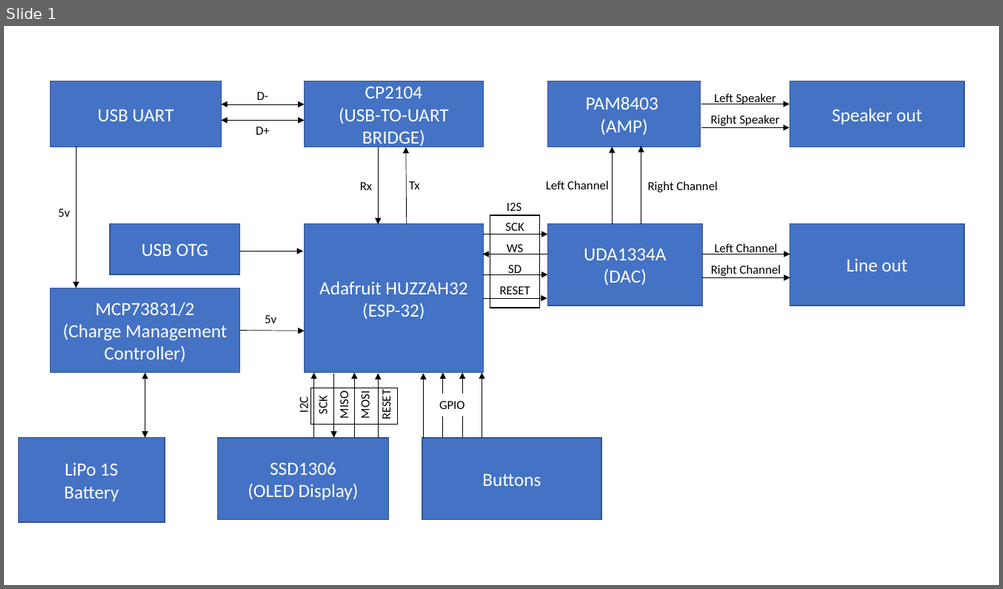
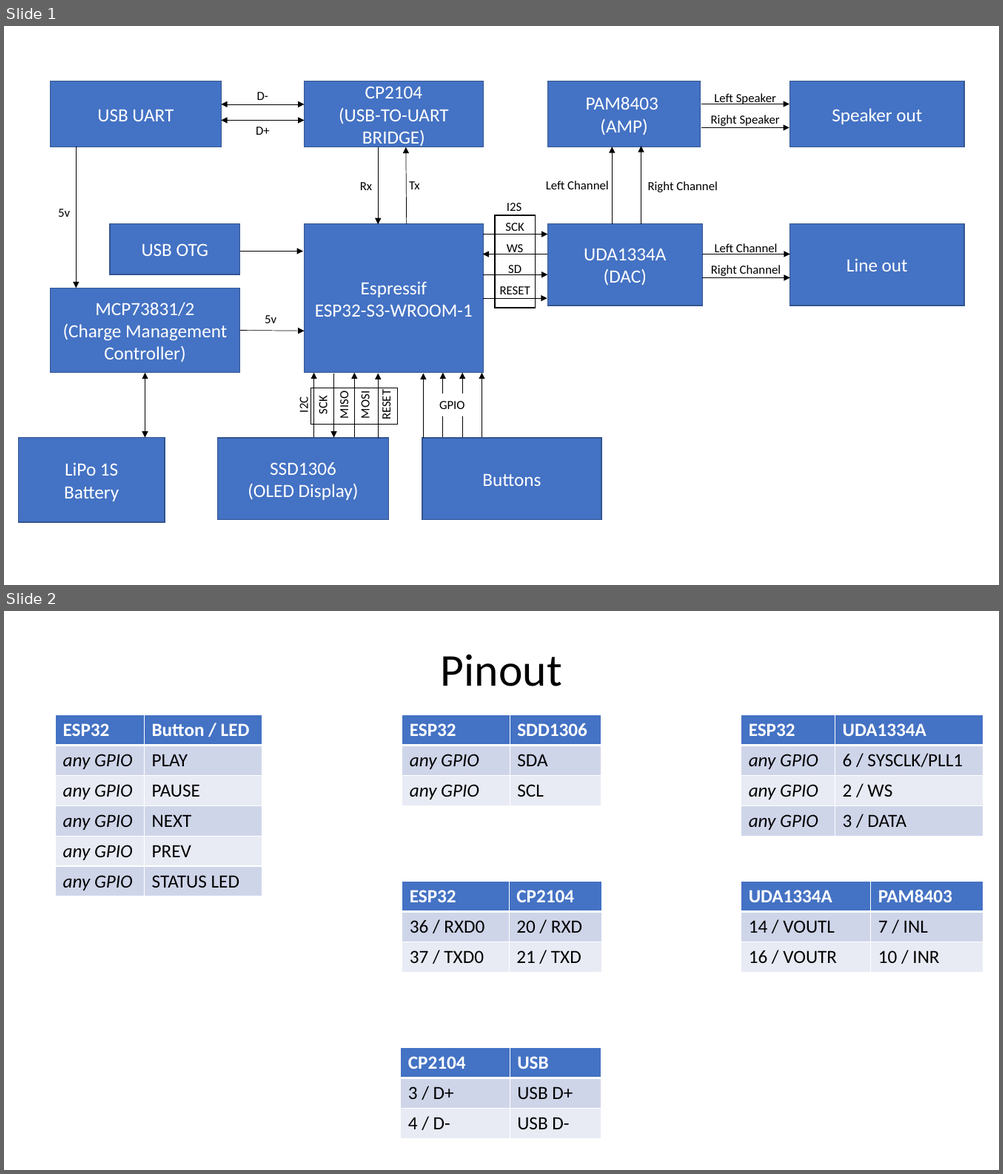
Before and after one commit to fstrs/PCB-Kurs, a slide deck: Dokumentation/Architekturdiagramm.pptx. Shown one above the other, each under a label of ours: slide 1 before the commit, slides 1 and 2 after it. The pictures are 1003x589 and 1003x1174 pixels, drawn with LibreOffice and Linux fonts; fonts in the diff are those of the drawing. Boxes give left, top, right and bottom in pixels: in the first picture for what was removed or moved away, otherwise in the second. Text is boxed around its words. In the diff, an @@ line names an element or a change of style, - is before the commit and + after.

```diff
--- a/Dokumentation/Architekturdiagramm.pptx
+++ b/Dokumentation/Architekturdiagramm.pptx
@@ slide 2 added at box(4, 611, 999, 1170), background #FFFFFF @@
@@ title added at box(441, 654, 562, 686), 44 pt, text #000000 @@
+Pinout
@@ table added at box(56, 715, 262, 897), 6 rows, 2 columns @@
+ESP32 | Button / LED
+any GPIO | PLAY
+any GPIO | PAUSE
+any GPIO | NEXT
+any GPIO | PREV
+any GPIO | STATUS LED
@@ table added at box(401, 715, 600, 806), 3 rows, 2 columns @@
+ESP32 | SDD1306
+any GPIO | SDA
+any GPIO | SCL
@@ table added at box(741, 715, 983, 836), 4 rows, 2 columns @@
+ESP32 | UDA1334A
+any GPIO | 6 / SYSCLK/PLL1
+any GPIO | 2 / WS
+any GPIO | 3 / DATA
@@ table added at box(401, 882, 601, 973), 3 rows, 2 columns @@
+ESP32 | CP2104
+36 / RXD0 | 20 / RXD
+37 / TXD0 | 21 / TXD
@@ table added at box(741, 882, 984, 973), 3 rows, 2 columns @@
+UDA1334A | PAM8403
+14 / VOUTL | 7 / INL
+16 / VOUTR | 10 / INR
@@ table added at box(401, 1048, 601, 1139), 3 rows, 2 columns @@
+CP2104 | USB
+3 / D+ | USB D+
+4 / D- | USB D-
@@ slide 1 changed as well @@
@@ rectangle: place and size @@
-rectangle at box(489, 215, 539, 308)
+rectangle at box(495, 215, 535, 308)
@@ text in rectangle at box(315, 281, 472, 317): text changed @@
-Adafruit HUZZAH32
-(ESP-32)
+Espressif
+ESP32-S3-WROOM-1
```
Also in this commit, not shown: 16 other files.
